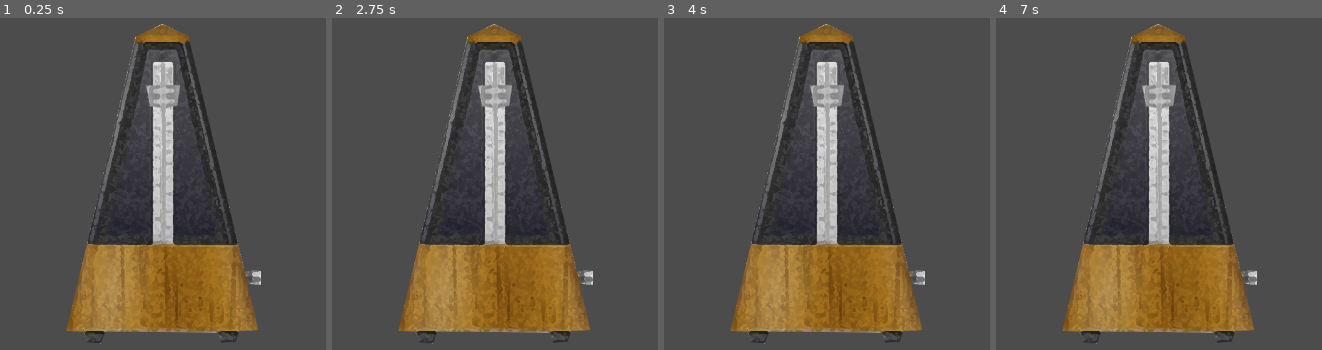
Above: before the commit, frames 1-4 (left to right).
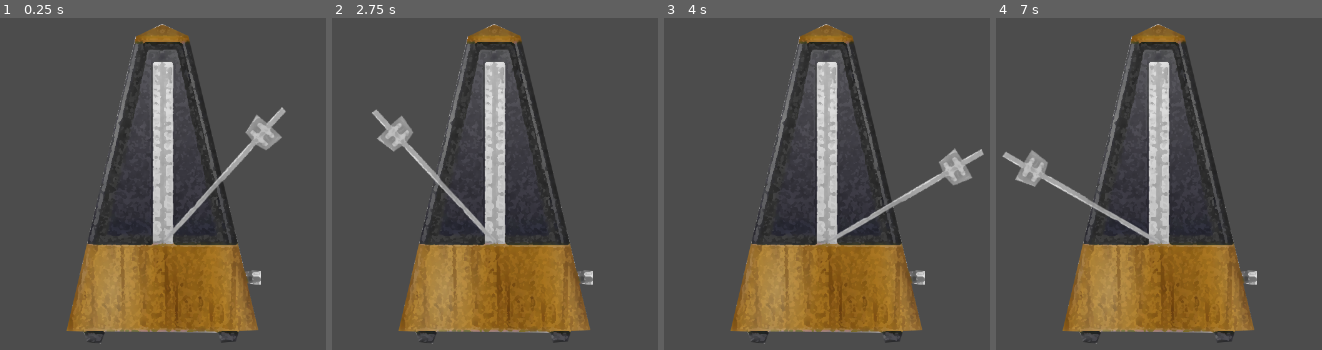
Above: after the commit, the same moments.

Repository: SatouYuri/aedoquest
Game: Godot game, scene res://source/scene/object/static/Metronome.tscn
Two runs of this game, one before a commit and one after it. Both use one fixed random seed, a clock stepped at 60 frames per second and the inputs below. This scene is started directly instead of the project's main scene.
Inputs:
- Up to frame 1 (0.25 s): no input
- Up to frame 2 (2.75 s): tap A (AQ_1) at 0.6 s; tap S (AQ_2) at 1.35 s; tap D (AQ_3) at 2.1 s
- Up to frame 3 (4 s): tap F (AQ_4) at 2.85 s; tap G (AQ_5) at 3.6 s
- Up to frame 4 (7 s): tap one key every 0.75 s from 4.35 s: H (AQ_6) J (AQ_7) K (AQ_8) L (AQ_9)

The runs differ from the first frame. In frame 1, 2.0% of the frame differs, in the area x 44-88%, y 14-68%; in frame 2, 2.0%; in frame 3, 2.0%, in the area x 44-99%, y 14-68%; in frame 4, 2.0%.

Commit message:
Ajustes no metronomo.

Diff:
--- a/AEDOQUEST/project.godot
+++ b/AEDOQUEST/project.godot
@@ -76,4 +76,6 @@
 
 [rendering]
 
+quality/driver/driver_name="GLES2"
+vram_compression/import_etc=true
 environment/default_environment="res://default_env.tres"
--- a/AEDOQUEST/source/script/object/static/Metronome.gd
+++ b/AEDOQUEST/source/script/object/static/Metronome.gd
@@ -3,19 +3,17 @@
 #Variáveis de Estado
 var bpm : int
 var time : float
-var side : int
 
 #Código Inicial
 func _ready():
 	bpm = 60
 	$Timer.wait_time = bpm/60.0
 	time = 0
-	side = 0
 
 #Código Principal
 func _physics_process(delta):
 	time += delta
+	$Pointer.rotation_degrees = 60 * cos(PI*time)
 
 func _on_Timer_timeout():
 	$Tempo.play()
-	side == 1
Not shown, changed: Exports/0.0.1/0.0.1.zip
Not shown, added: Exports/0.0.1/favicon.png
Not shown, added: Exports/0.0.1/index.html
Not shown, added: Exports/0.0.1/index.js
Not shown, added: Exports/0.0.1/index.pck
Not shown, added: Exports/0.0.1/index.png
Not shown, added: Exports/0.0.1/index.wasm
Not shown, added: Exports/0.0.2/AEDOQUEST 0.0.2.zip
